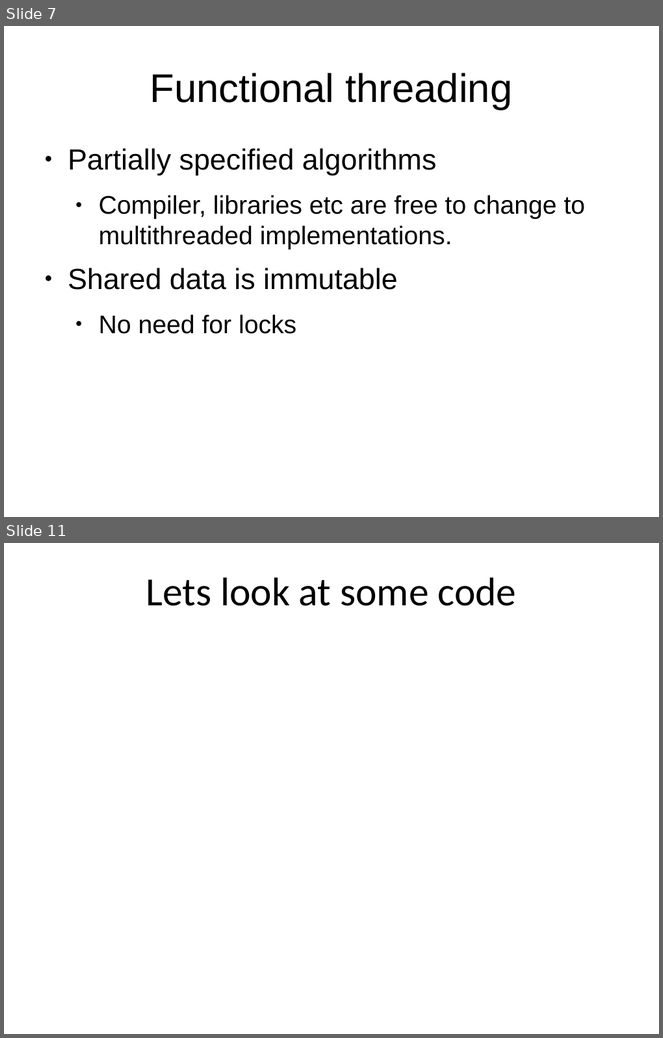
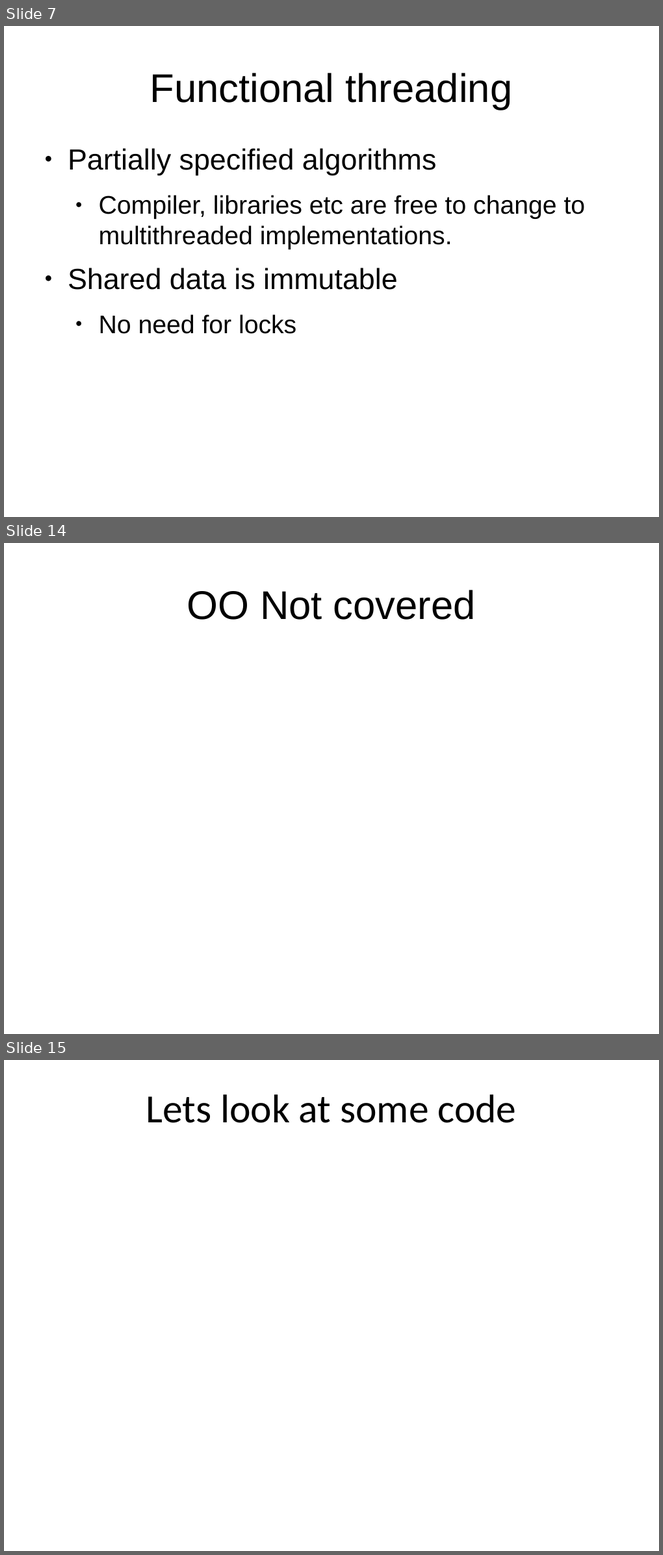
Before and after one commit to mlidbom/FSharpElevate, a slide deck: FSharp2.pptx. Shown one above the other, each under a label of ours: slides 7 and 11 before the commit, slides 7, 14 and 15 after it; the slides between them are not shown. The pictures are 663x1038 and 663x1555 pixels, drawn with LibreOffice and Linux fonts; fonts in the diff are those of the drawing. Boxes give left, top, right and bottom in pixels: in the first picture for what was removed or moved away, otherwise in the second. Text is boxed around its words. In the diff, an @@ line names an element or a change of style, - is before the commit and + after.

```diff
--- a/FSharp2.pptx
+++ b/FSharp2.pptx
@@ slide 14 added at box(4, 543, 659, 1034), background #FFFFFF @@
@@ title added at box(187, 590, 476, 620), 44 pt, text #000000 @@
+OO Not covered
@@ what was slide 11 is now slide 15 @@
```
Also in this commit, not shown: 6 slides changed, 3 other slides added, 7 other files.
